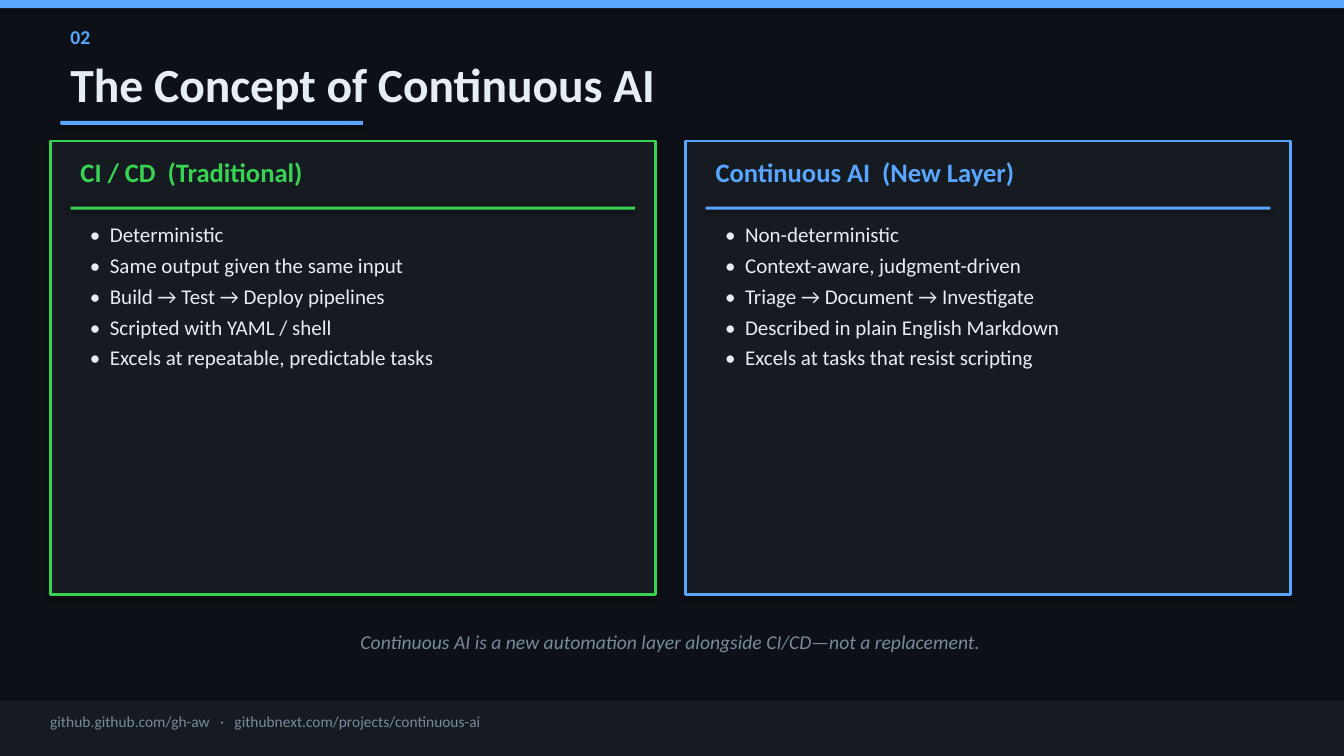
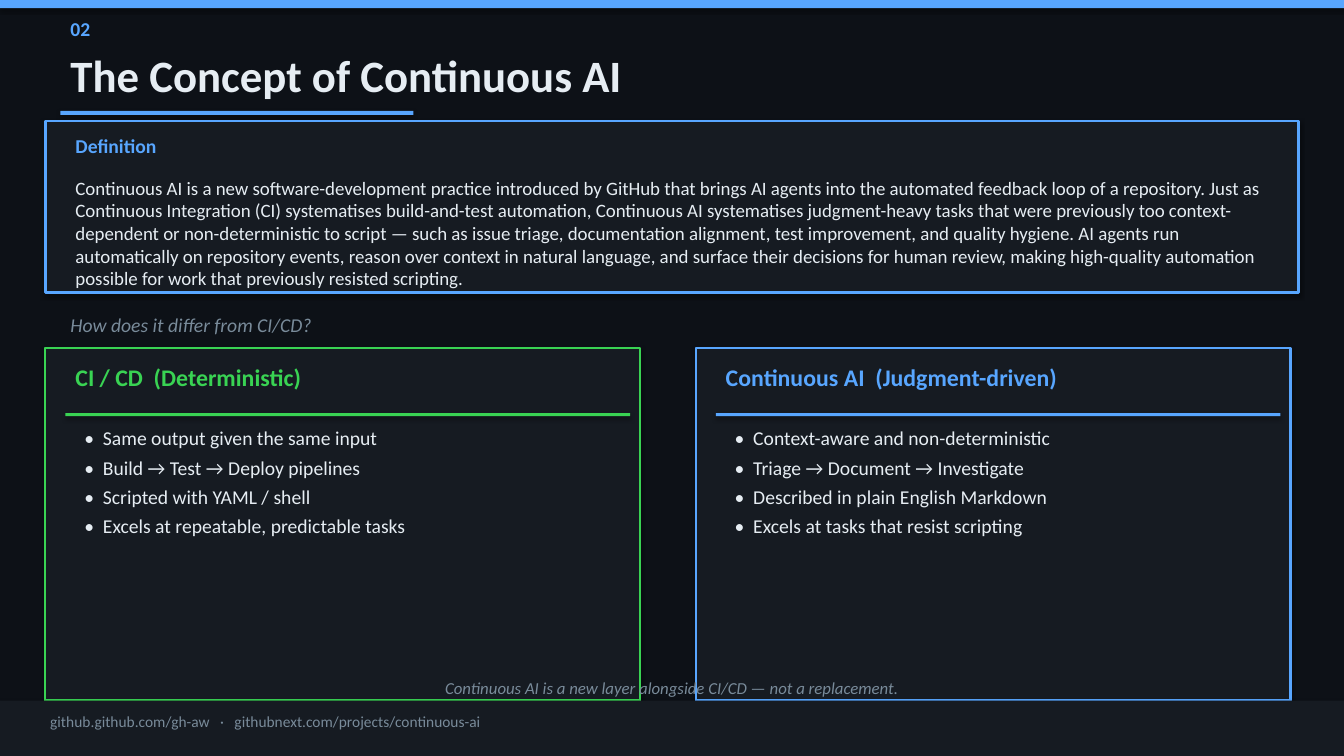
Before and after one commit to djredman99-org/github-agentic-workflows, a slide deck: slide 4 of docs/agentic-workflows-intro.pptx. Drawn at 1344x756 pixels with LibreOffice and Linux fonts; fonts in the diff are those of the drawing. Boxes give left, top, right and bottom in pixels: in the first picture for what was removed or moved away, otherwise in the second. Text is boxed around its words. In the diff, an @@ line names an element or a change of style, - is before the commit and + after.

```diff
--- a/docs/agentic-workflows-intro.pptx
+++ b/docs/agentic-workflows-intro.pptx
@@ text "02": place and size @@
-text "02" at (70, 31, 90, 44)
+text "02" at (70, 23, 90, 36)
@@ text "The Concept of Continuous AI": place and size @@
-text "The Concept of Continuous AI" at (70, 68, 654, 110)
+text "The Concept of Continuous AI" at (70, 60, 621, 99)
@@ text "The Concept of Continuous AI" at (70, 60, 621, 99): size 34 to 32 pt @@
@@ rectangle: place and size @@
-rectangle at (60, 121, 363, 125)
+rectangle at (60, 111, 413, 115)
@@ rectangle added at (45, 121, 1299, 292), fill #161B22, outline #58A6FF 2 pt @@
@@ text added at (75, 139, 156, 153), 14 pt, text #58A6FF, bold @@
+Definition
@@ text removed at (716, 162, 1014, 187) @@
-Continuous AI (New Layer)
@@ text added at (75, 182, 1259, 289), 13.5 pt, text #E6EDF3 @@
+Continuous AI is a new software-development practice introduced by GitHub that brings AI agents into the automated feedback loop of a repository. Just as Continuous Integration (CI) systematises build-and-test automation, Continuous AI systematises judgment-heavy tasks that were previously too context-dependent or non-deterministic to script — such as issue triage, documentation alignment, test improvement, and quality hygiene. AI agents run automatically on repository events, reason over context in natural language, and surface their decisions for human review, making high-quality automation possible for work that previously resisted scripting.
@@ text at (110, 227, 224, 242): paragraph removed @@
-• Deterministic
@@ text added at (70, 318, 311, 334), 14 pt, text #798B9A, italic @@
+How does it differ from CI/CD?
@@ rectangle: place and size @@
-rectangle at (50, 141, 655, 595)
+rectangle at (45, 348, 640, 701)
@@ rectangle at (45, 348, 640, 701): outline #39D353 2 pt to #39D353 1.5 pt @@
@@ rectangle: place and size @@
-rectangle at (686, 141, 1291, 595)
+rectangle at (696, 348, 1291, 701)
@@ rectangle at (696, 348, 1291, 701): outline #58A6FF 2 pt to #58A6FF 1.5 pt @@
@@ text at (75, 368, 301, 390): text changed; size 19 to 17 pt @@
-CI / CD (Traditional)
+CI / CD (Deterministic)
@@ text added at (726, 368, 1057, 390), 17 pt, text #58A6FF, bold @@
+Continuous AI (Judgment-driven)
@@ rectangle: place and size @@
-rectangle at (71, 207, 635, 210)
+rectangle at (66, 413, 630, 416)
@@ rectangle: place and size @@
-rectangle at (706, 207, 1270, 210)
+rectangle at (716, 413, 1280, 416)
@@ text "• Same output given the ...": place and size @@
-text "• Same output given the ..." at (110, 227, 433, 369)
+text "• Same output given the ..." at (103, 431, 405, 536)
@@ text "• Same output given the ..." at (103, 431, 405, 536): size 15 to 14 pt @@
@@ text "• Context-aware and non-deterministic": place and size @@
-text "• Context-aware and non-deterministic" at (745, 227, 1059, 369)
+text "• Context-aware and non-deterministic" at (753, 431, 1050, 537)
@@ text at (753, 431, 1050, 445): text changed; size 15 to 14 pt @@
-• Non-deterministic
-• Context-aware, judgment-driven
+• Context-aware and non-deterministic
@@ text at (753, 461, 1047, 537): size 15 to 14 pt in "• Triage → Document → Investigate", "• Described in plain English Markdown", "• Excels at tasks that resist scripting" @@
@@ text at (445, 680, 898, 698): text changed; size 14 to 12 pt @@
-Continuous AI is a new automation layer alongside CI/CD—not a replacement.
+Continuous AI is a new layer alongside CI/CD — not a replacement.
```
Also in this commit, not shown: 1 other slide changed.
